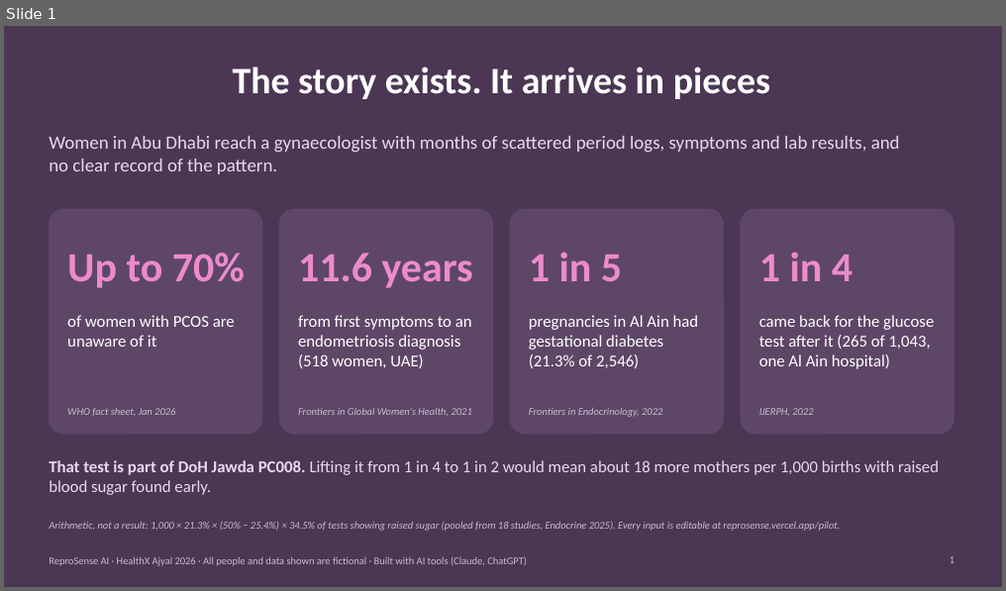
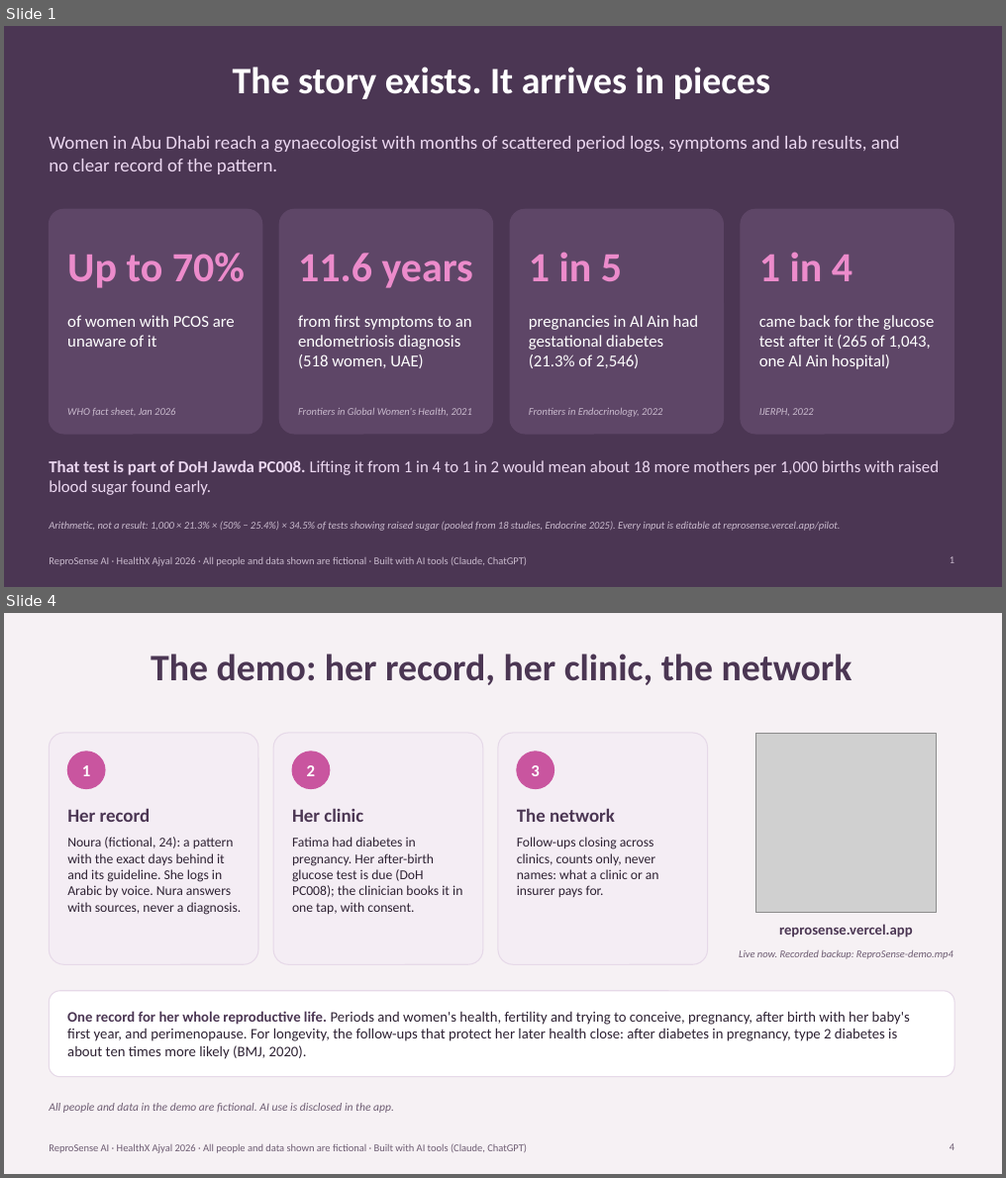
Before and after one commit to krish2105/ReproSense-AI-, a slide deck: pitch/ReproSense-submission.pptx. Shown one above the other, each under a label of ours: slide 1 before the commit, slides 1 and 4 after it; the slides between them are not shown. The pictures are 1006x591 and 1006x1178 pixels, drawn with LibreOffice and Linux fonts; fonts in the diff are those of the drawing; grey boxes stand for pictures. Boxes give left, top, right and bottom in pixels: in the first picture for what was removed or moved away, otherwise in the second. Text is boxed around its words. In the diff, an @@ line names an element or a change of style, - is before the commit and + after.

```diff
--- a/pitch/ReproSense-submission.pptx
+++ b/pitch/ReproSense-submission.pptx
@@ slide 4 added at (4, 613, 1002, 1174), background #F6F1F4 @@
@@ title added at (151, 654, 852, 685), 36 pt, text #4B3653, bold @@
+The demo: her record, her clinic, the network
@@ rounded rectangle added at (49, 733, 258, 964), fill #F4EDF4, outline #E6D9E8 1 pt @@
@@ ellipse added at (67, 752, 105, 789), fill #C9559F, outline #C9559F 1 pt @@
@@ rounded rectangle added at (273, 733, 483, 964), fill #F4EDF4, outline #E6D9E8 1 pt @@
@@ ellipse added at (292, 752, 330, 789), fill #C9559F, outline #C9559F 1 pt @@
@@ rounded rectangle added at (498, 733, 708, 964), fill #F4EDF4, outline #E6D9E8 1 pt @@
@@ ellipse added at (517, 752, 554, 789), fill #C9559F, outline #C9559F 1 pt @@
@@ picture added at (756, 733, 936, 912) @@
@@ text added at (82, 765, 90, 776), 16 pt, text #FFFFFF, bold @@
+1
@@ text added at (307, 765, 315, 776), 16 pt, text #FFFFFF, bold @@
+2
@@ text added at (531, 765, 539, 776), 16 pt, text #FFFFFF, bold @@
+3
@@ text added at (67, 808, 151, 822), 18 pt, text #4B3653, bold @@
+Her record
@@ text added at (292, 808, 363, 822), 18 pt, text #4B3653, bold @@
+Her clinic
@@ text added at (517, 808, 615, 822), 18 pt, text #4B3653, bold @@
+The network
@@ text added at (67, 837, 242, 915), 13 pt, text #2E2233 @@
+Noura (fictional, 24): a pattern with the exact days behind it and its guideline. She logs in Arabic by voice. Nura answers with sources, never a diagnosis.
@@ text added at (292, 837, 462, 915), 13 pt, text #2E2233 @@
+Fatima had diabetes in pregnancy. Her after-birth glucose test is due (DoH PC008); the clinician books it in one tap, with consent.
@@ text added at (517, 837, 659, 897), 13 pt, text #2E2233 @@
+Follow-ups closing across clinics, counts only, never names: what a clinic or an insurer pays for.
@@ text added at (779, 924, 913, 938), 14 pt, text #4B3653, bold @@
+reprosense.vercel.app
@@ text added at (739, 951, 953, 959), 10 pt, text #6E5D73, italic @@
+Live now. Recorded backup: ReproSense-demo.mp4
@@ rounded rectangle added at (49, 991, 954, 1077), fill #FFFFFF, outline #E6D9E8 1 pt @@
@@ text added at (67, 1011, 910, 1059), 14 pt, text #2E2233 @@
+One record for her whole reproductive life. Periods and women's health, fertility and trying to conceive, pregnancy, after birth with her baby's first year, and perimenopause. For longevity, the follow-ups that protect her later health close: after diabetes in pregnancy, type 2 diabetes is about ten times more likely (BMJ, 2020).
@@ text added at (49, 1103, 394, 1113), 11 pt, text #6E5D73, italic @@
+All people and data in the demo are fictional. AI use is disclosed in the app.
@@ text added at (49, 1144, 527, 1154), 10 pt, text #6E5D73 @@
+ReproSense AI · HealthX Ajyal 2026 · All people and data shown are fictional · Built with AI tools (Claude, ChatGPT)
@@ page number added at (949, 1144, 954, 1151), 10 pt, text #6E5D73 @@
+4
```
Also in this commit, not shown: 2 slides changed, 8 other files.
